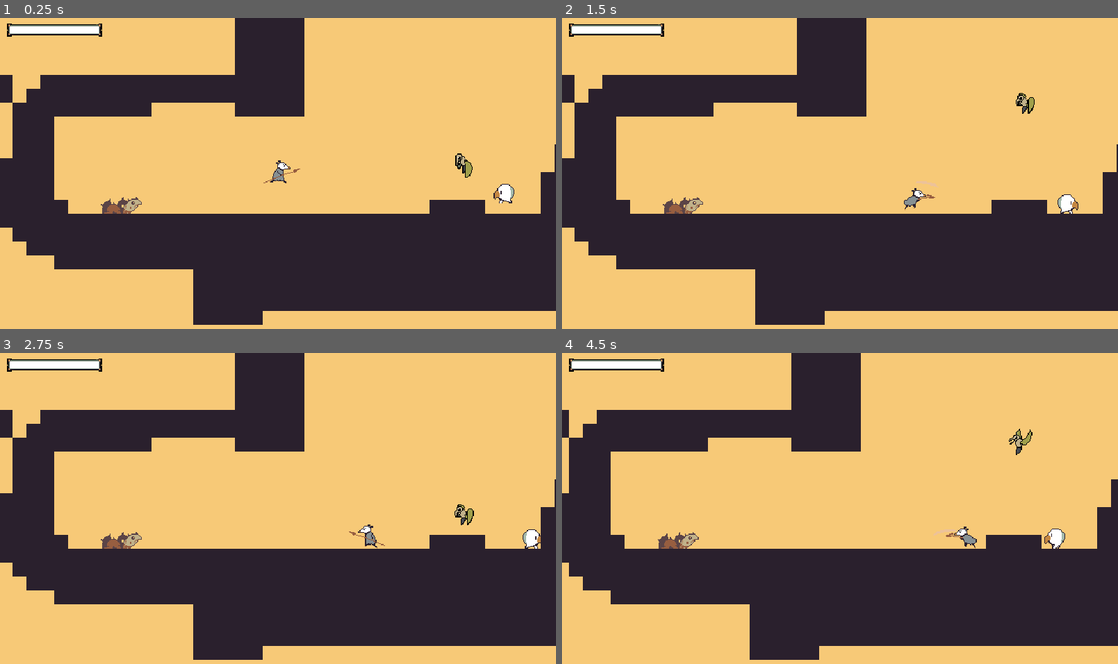
Above: before the commit, frames 1-4 (two rows, left to right).
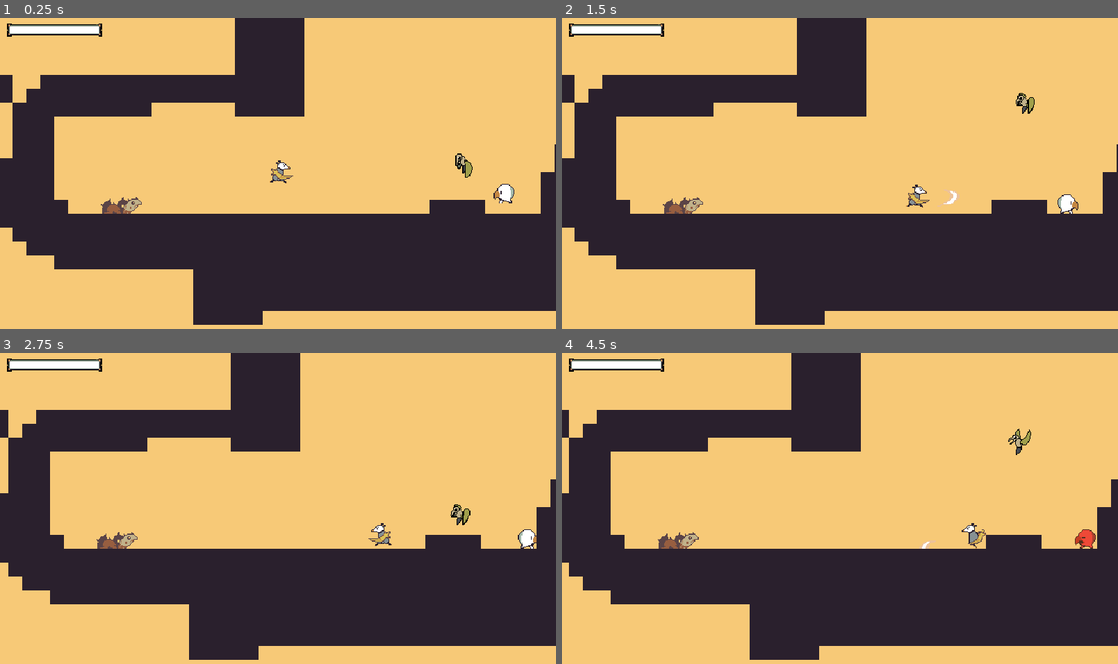
Above: after the commit, the same moments.

Repository: andhedrew/Didelphis
Game: Godot game, scene res://World.tscn
Same seed, same stepped clock (60 frames per second), same inputs: the game is played once before the commit and once after it. Sound files missing from this copy of the repository are replaced by a short silence.
Inputs:
- Up to frame 1 (0.25 s): no input
- Up to frame 2 (1.5 s): hold X (attack) 0.53-1.28 s; hold D (right) from 0.53 s (still down); tap Z (jump) at 0.77 s; tap X (attack) at 1.35 s
- Up to frame 3 (2.75 s): tap Z (jump) at 1.52 s; release D (right) at 2.03 s; hold A (left) from 2.03 s (still down); hold X (attack) from 2.03 s (still down)
- Up to frame 4 (4.5 s): release A (left) at 2.78 s; release X (attack) at 2.78 s; hold D (right) 2.78-4.28 s; tap X (attack) at 2.85, 4.35 s; tap Z (jump) at 3.02, 3.77 s; hold X (attack) 3.53-4.28 s; hold A (left) from 4.28 s (still down)

The runs differ from the first frame. In frame 1, less than 0.1% of the frame differs, in the area x 47-54%, y 48-54%; in frame 2, 0.3%; in frame 3, 2.2%, in the area x 1-100%, y 0-99%; in frame 4, 0.7%.

Commit message:
New weapon/bullet system
Done, but needing some additions: Weapon holder and weapon switching in player, change spritesheet, etc

Diff:
--- a/Actors/Enemies/SpitterPlant/SpitterPlant.gd
+++ b/Actors/Enemies/SpitterPlant/SpitterPlant.gd
@@ -42,32 +42,7 @@
 
 
 func  attack_state():
-	animation_player.play("attack")
-	if state_timer > attack_delay:
-		var bullet = bullet_scene.instance()
-		var xspeed := 0.0
-		var yspeed := 0.0
-
-		bullet.position = bullet_spawn.global_position
-		bullet.set_collision_mask(2)
-		if facing == Enums.Facing.LEFT:
-			xspeed = bullet.speed * -transform.x.x
-			bullet.rotation_degrees = 180
-		elif facing == Enums.Facing.RIGHT:
-			xspeed = bullet.speed * transform.x.x
-			bullet.rotation_degrees = 0
-		elif facing == Enums.Facing.UP:
-			yspeed = -bullet.speed
-			bullet.rotation_degrees = 270
-		elif facing == Enums.Facing.DOWN:
-			yspeed = bullet.speed
-			bullet.rotation_degrees = 90
-
-		bullet.velocity = Vector2(xspeed, yspeed)
-		get_parent().get_parent().add_child(bullet)
-
-		yield(animation_player, "animation_finished")
-		state = Enums.State.IDLE
+	pass
 
 
 func  dead_state():
--- a/Actors/Enemies/SpitterPlant/SpitterPlant.tscn
+++ b/Actors/Enemies/SpitterPlant/SpitterPlant.tscn
@@ -1,10 +1,9 @@
-[gd_scene load_steps=14 format=2]
+[gd_scene load_steps=13 format=2]
 
 [ext_resource path="res://Actors/Enemies/SpitterPlant/spitter_plant.png" type="Texture" id=1]
 [ext_resource path="res://Actors/Enemies/SpitterPlant/SpitterPlant.gd" type="Script" id=2]
 [ext_resource path="res://hitboxes/TakeDamageBox.tscn" type="PackedScene" id=3]
 [ext_resource path="res://hitboxes/hitbox.tscn" type="PackedScene" id=4]
-[ext_resource path="res://Weapons/Projectiles/Tumblethorn/tumblethorn_projectile.tscn" type="PackedScene" id=5]
 
 [sub_resource type="RectangleShape2D" id=8]
 extents = Vector2( 7.5, 9.5 )
@@ -98,7 +97,6 @@
 collision_mask = 5
 script = ExtResource( 2 )
 can_be_knocked_back = false
-bullet_scene = ExtResource( 5 )
 attack_delay = 30.0
 
 [node name="CollisionShape2D" type="CollisionShape2D" parent="."]
--- a/Actors/Player.tscn
+++ b/Actors/Player.tscn
@@ -1,10 +1,11 @@
-[gd_scene load_steps=24 format=2]
+[gd_scene load_steps=25 format=2]
 
 [ext_resource path="res://Hitboxes/TakeDamageBox.tscn" type="PackedScene" id=1]
 [ext_resource path="res://Animations/PlayerAnimationController.gd" type="Script" id=2]
 [ext_resource path="res://Actors/player.gd" type="Script" id=3]
 [ext_resource path="res://Sprites/Player.png" type="Texture" id=4]
 [ext_resource path="res://Sprites/player_weapon_claw.png" type="Texture" id=5]
+[ext_resource path="res://Actors/WeaponHolder.gd" type="Script" id=6]
 
 [sub_resource type="RectangleShape2D" id=19]
 extents = Vector2( 8, 12 )
@@ -494,4 +495,7 @@
 
 [node name="AudioStreamPlayer" type="AudioStreamPlayer" parent="."]
 
+[node name="WeaponHolder" type="Node2D" parent="."]
+script = ExtResource( 6 )
+
 [editable path="Hurtbox"]
--- /dev/null
+++ b/Actors/WeaponHolder.gd
@@ -0,0 +1,20 @@
+extends Node2D
+
+const WEAPON_SPRITESHEETS := {
+	"BoneSword": preload("res://Sprites/player_weapon_claw.png"),
+	"Spear": preload("res://Sprites/player_weapon_spear.png"),
+}
+
+var _weapon: Weapon setget set_weapon
+
+func _ready():
+	pass
+	#var weapon_spritesheet: Texture = WEAPON_SPRITESHEETS[_weapon.name]
+
+
+func set_weapon(new_weapon: Weapon) -> void:
+	if _weapon:
+		remove_child(_weapon)
+		_weapon.queue_free()
+	_weapon = new_weapon
+	add_child(_weapon)
--- a/Actors/player.gd
+++ b/Actors/player.gd
@@ -4,9 +4,11 @@
 export(int) var health = 3
 export var gravity := 3.9*55
 export var extra_gravity_on_fall := 3*55
+
 export var max_move_speed := 120
 export var acceleration := 7
 export var acceleration_in_air := 5
+
 export var jump_height := -150
 var attack_delay := 1.5
 var reloading: bool = false
@@ -27,9 +29,11 @@
 onready var coyote_timer := $CoyoteTimer
 onready var invulnerable_timer := $InvulnerableTimer
 var was_on_floor := false
+
 var in_air_timer := 0
 var player_colliding := false
 var colliding_hitbox: HitBox
+
 onready var animation_player := $Model/AnimationPlayer
 onready var hurtbox := $Hurtbox
 
@@ -250,6 +254,7 @@
 		transform.x.x = -1
 
 
+
 func _collided_with_hitbox(hitbox) -> void:
 	player_colliding = true
 	colliding_hitbox = hitbox
--- /dev/null
+++ b/Combat/Bullets/Slash/Slash.gd
@@ -0,0 +1,20 @@
+extends Bullet
+
+onready var animation_player := $AnimationPlayer as AnimationPlayer
+
+
+func _ready():
+	connect("body_entered", self, "_on_body_entered")
+	animation_player.play("spawn")
+
+
+func _on_body_entered(body: Node) -> void:
+	_destroy()
+
+
+func _destroy():
+	set_physics_process(false)
+	set_deferred("monitoring", false)
+	animation_player.play("destroy")
+	yield(animation_player, "animation_finished")
+	queue_free()
--- /dev/null
+++ b/Combat/Bullets/Slash/Slash.tscn
@@ -0,0 +1,67 @@
+[gd_scene load_steps=8 format=2]
+
+[ext_resource path="res://Combat/Bullets/Slash/Slash.gd" type="Script" id=1]
+[ext_resource path="res://Sprites/swoosh.png" type="Texture" id=2]
+[ext_resource path="res://Sprites/basic_bullet.png" type="Texture" id=3]
+[ext_resource path="res://Hitboxes/Hitbox.tscn" type="PackedScene" id=4]
+
+[sub_resource type="Animation" id=1]
+resource_name = "destroy"
+length = 0.3
+tracks/0/type = "value"
+tracks/0/path = NodePath("Effects:frame")
+tracks/0/interp = 1
+tracks/0/loop_wrap = true
+tracks/0/imported = false
+tracks/0/enabled = true
+tracks/0/keys = {
+"times": PoolRealArray( 0, 0.1, 0.2 ),
+"transitions": PoolRealArray( 1, 1, 1 ),
+"update": 1,
+"values": [ 6, 7, 8 ]
+}
+
+[sub_resource type="Animation" id=2]
+resource_name = "spawn"
+length = 0.2
+tracks/0/type = "value"
+tracks/0/path = NodePath("Sprite:frame")
+tracks/0/interp = 1
+tracks/0/loop_wrap = true
+tracks/0/imported = false
+tracks/0/enabled = true
+tracks/0/keys = {
+"times": PoolRealArray( 0, 0.1 ),
+"transitions": PoolRealArray( 1, 1 ),
+"update": 1,
+"values": [ 0, 1 ]
+}
+
+[sub_resource type="CircleShape2D" id=3]
+radius = 15.0
+
+[node name="Slash" type="Area2D"]
+script = ExtResource( 1 )
+
+[node name="Sprite" type="Sprite" parent="."]
+texture = ExtResource( 2 )
+hframes = 3
+
+[node name="AnimationPlayer" type="AnimationPlayer" parent="."]
+anims/destroy = SubResource( 1 )
+anims/spawn = SubResource( 2 )
+
+[node name="CollisionShape2D" type="CollisionShape2D" parent="."]
+
+[node name="Effects" type="Sprite" parent="."]
+texture = ExtResource( 3 )
+hframes = 9
+
+[node name="Hitbox" parent="." instance=ExtResource( 4 )]
+collision_layer = 0
+collision_mask = 4
+
+[node name="CollisionShape2D" parent="Hitbox" index="0"]
+shape = SubResource( 3 )
+
+[editable path="Hitbox"]
--- /dev/null
+++ b/Combat/Bullets/bullet.gd
@@ -0,0 +1,44 @@
+class_name Bullet
+extends Area2D
+
+export var default_speed := .2
+export var damage := 1
+
+var max_range := 1000.0
+
+var _tavelled_distance = 0.0
+
+onready var speed := default_speed
+
+func _init() -> void:
+	set_as_toplevel(true)
+
+
+func _physics_process(delta:float) -> void:
+	var distance := speed * delta
+	var motion := transform.x * speed * delta
+
+	position += motion
+
+	_tavelled_distance += distance
+	if _tavelled_distance > max_range:
+		_destroy()
+
+
+func setup(
+	new_global_transform: Transform2D,
+	new_range: float,
+	new_speed := default_speed,
+	random_rotation: float = 0.0
+) -> void:
+	transform = new_global_transform
+	max_range = new_range
+	speed = new_speed
+	randomize_rotation(random_rotation)
+
+
+func _destroy() -> void:
+	pass
+
+func randomize_rotation(max_angle: float) -> void:
+	rotation += randf() * max_angle - max_angle / 2.0
--- /dev/null
+++ b/Combat/Weapons/BoneSword/BoneSword.gd
@@ -0,0 +1,23 @@
+extends Weapon
+
+
+func _input(event: InputEvent) -> void:
+	if event.is_action_pressed("attack"):
+		shoot()
+
+	var up_down_axis := Input.get_axis("up", "down")
+
+	if up_down_axis < 0:
+		rotation_degrees = 270
+	elif up_down_axis > 0:
+		rotation_degrees = 90
+	else:
+		rotation_degrees = 0
+
+
+
+func shoot() -> void:
+	var bullet: Node = bullet_scene.instance()
+
+	add_child(bullet)
+	bullet.setup(global_transform, max_range, max_bullet_speed, _random_angle)
--- /dev/null
+++ b/Combat/Weapons/BoneSword/BoneSword.tscn
@@ -0,0 +1,6 @@
+[gd_scene load_steps=2 format=2]
+
+[ext_resource path="res://Combat/Weapons/BoneSword/BoneSword.gd" type="Script" id=1]
+
+[node name="BoneSword" type="Node2D"]
+script = ExtResource( 1 )
--- /dev/null
+++ b/Combat/Weapons/Weapon.gd
@@ -0,0 +1,21 @@
+class_name Weapon
+extends Node2D
+
+export var bullet_scene: PackedScene = preload("res://Combat/Bullets/Slash/Slash.tscn")
+export var weapon: PackedScene = preload("res://Combat/Bullets/Slash/Slash.tscn")
+
+export(float, 0.0, 160.0, 1.0) var random_angle_degrees := 10
+
+export(float, 100.0, 1000.0, 1.0) var max_range := 1000.0
+
+export(float, 100.0, 3000.0, 1.0) var max_bullet_speed := 1500.0
+
+onready var _random_angle := deg2rad(random_angle_degrees)
+
+
+func _ready():
+	assert(bullet_scene != null, 'Bullet Scene is not provided for "%s"' % [get_path()])
+
+
+func shoot() -> void:
+	pass
--- a/Weapon.gd
+++ /dev/null
@@ -1,100 +0,0 @@
-extends Node2D
-class_name Weapon
-
-export(PackedScene) var bullet_scene
-export(Texture) var weapon_spritesheet
-export(float) var attack_delay_in_seconds = 50.0
-export(bool) var pass_through_environment := false
-export(bool) var tracking_ammo
-export(int) var max_ammo
-var ammo_amount : int = max_ammo
-export(float) var reload_time = 1.5
-var reload_timer: float = reload_time
-onready var bullet_spawn := $BulletSpawn
-
-
-var facing = Enums.Facing.RIGHT
-var state = Enums.State.IDLE
-
-var set_up := false
-
-func _ready():
-	GameEvents.connect("player_attacked", self, "fire_weapon")
-	GameEvents.connect("player_changed_facing_direction", self, "_change_facing_direction")
-	get_parent().attack_delay = attack_delay_in_seconds
-
-
-
-func _physics_process(delta):
-	if !set_up:
-		var weapon_model = get_node("../Model/WeaponModel")
-		if weapon_model != null:
-			weapon_model.texture = weapon_spritesheet
-		if tracking_ammo:
-			ammo_amount = max_ammo
-			GameEvents.emit_signal("weapon_reloading", ammo_amount, max_ammo)
-			get_parent().reloading = false
-		set_up = true
-
-	if ammo_amount == 0 and tracking_ammo:
-		state = Enums.State.RELOADING
-
-	match state:
-		Enums.State.IDLE: idle_state()
-		Enums.State.RELOADING: reload_state()
-
-
-
-func fire_weapon():
-	if state != Enums.State.RELOADING:
-		if tracking_ammo: ammo_amount -= 1
-
-		var bullet = bullet_scene.instance()
-		var xspeed := 0.0
-		var yspeed := 0.0
-
-		bullet.position = bullet_spawn.global_position
-		bullet.set_collision_mask_bit(2, true)
-		bullet.set_collision_mask_bit(0, true)
-
-		if facing == Enums.Facing.LEFT:
-			xspeed = bullet.speed * -transform.x.x
-			bullet.rotation_degrees = 180
-			bullet.scale.y = -1
-		elif facing == Enums.Facing.RIGHT:
-			xspeed = bullet.speed * transform.x.x
-			bullet.rotation_degrees = 0
-		elif facing == Enums.Facing.UP:
-			yspeed = -bullet.speed
-			bullet.rotation_degrees = 270
-		elif facing == Enums.Facing.DOWN:
-			yspeed = bullet.speed
-			bullet.rotation_degrees = 90
-
-		bullet.velocity = Vector2(xspeed, yspeed)
-		bullet.pass_through_environment = pass_through_environment
-		get_parent().get_parent().add_child(bullet)
-
-
-
-func reload_state():
-	reload_timer -= 0.1
-	if reload_timer <= 0:
-		ammo_amount += 1
-		reload_timer = reload_time
-
-	GameEvents.emit_signal("weapon_reloading", ammo_amount, max_ammo)
-
-	if ammo_amount >= max_ammo:
-		ammo_amount = max_ammo
-		get_parent().reloading = false
-		state = Enums.State.IDLE
-
-
-
-
-func idle_state():
-	pass
-
-func _change_facing_direction(player_facing):
-	facing = player_facing
--- a/Weapons/BaseWeapon.tscn
+++ /dev/null
@@ -1,17 +0,0 @@
-[gd_scene load_steps=5 format=2]
-
-[ext_resource path="res://Weapons/Projectiles/projectile.tscn" type="PackedScene" id=1]
-[ext_resource path="res://Weapon.gd" type="Script" id=2]
-[ext_resource path="res://Weapons/BulletSpawn.gd" type="Script" id=4]
-[ext_resource path="res://Sprites/player_weapon_claw.png" type="Texture" id=5]
-
-[node name="BaseWeapon" type="Node2D"]
-position = Vector2( -2, -14 )
-script = ExtResource( 2 )
-bullet_scene = ExtResource( 1 )
-weapon_spritesheet = ExtResource( 5 )
-pass_through_environment = true
-
-[node name="BulletSpawn" type="Position2D" parent="."]
-position = Vector2( 16, 0 )
-script = ExtResource( 4 )
--- a/Weapons/BulletSpawn.gd
+++ /dev/null
@@ -1,13 +0,0 @@
-extends Position2D
-
-enum {RIGHT, DOWN, LEFT, UP}
-var starting_position = position
-func _ready():
-	GameEvents.connect("player_changed_facing_direction", self, "_change_facing_direction")
-
-
-func _change_facing_direction(player_facing):
-	if player_facing == RIGHT: position = starting_position
-	elif player_facing == LEFT:position = Vector2(starting_position.x, 0)
-	elif player_facing == UP: position = Vector2(0, -starting_position.x)
-	elif player_facing == DOWN:position = Vector2(0, starting_position.x)
--- a/Weapons/Projectiles/Tumblethorn/tumblethorn_projectile.gd
+++ /dev/null
@@ -1,18 +0,0 @@
-extends "res://Weapons/Projectiles/projectile.gd"
-
-
-func _ready():
-	pass
-
-
-func _physics_process(delta):
-	velocity.x = speed
-#	if is_on_floor():
-#		velocity.y = -30
-
-	apply_gravity(delta)
-
-
-func apply_gravity(delta):
-	var gravity = 3.9*55
-	velocity.y += gravity*delta
--- a/Weapons/Projectiles/Tumblethorn/tumblethorn_projectile.tscn
+++ /dev/null
@@ -1,60 +0,0 @@
-[gd_scene load_steps=7 format=2]
-
-[ext_resource path="res://Hitboxes/Hitbox.tscn" type="PackedScene" id=1]
-[ext_resource path="res://Weapons/Projectiles/Tumblethorn/tumblethorn_projectile.gd" type="Script" id=2]
-[ext_resource path="res://Weapons/Projectiles/Tumblethorn/tumbletorn.png" type="Texture" id=3]
-
-[sub_resource type="CircleShape2D" id=4]
-radius = 15.0
-
-[sub_resource type="Animation" id=8]
-resource_name = "bullet"
-loop = true
-tracks/0/type = "value"
-tracks/0/path = NodePath("Model/BulletSprite:frame")
-tracks/0/interp = 1
-tracks/0/loop_wrap = true
-tracks/0/imported = false
-tracks/0/enabled = true
-tracks/0/keys = {
-"times": PoolRealArray( 0, 0.1 ),
-"transitions": PoolRealArray( 1, 1 ),
-"update": 1,
-"values": [ 0, 1 ]
-}
-
-[sub_resource type="CircleShape2D" id=9]
-radius = 13.0
-
-[node name="Projectile" type="KinematicBody2D"]
-collision_layer = 4
-collision_mask = 3
-script = ExtResource( 2 )
-bullet_sprite = ExtResource( 3 )
-
-[node name="Hitbox" parent="." instance=ExtResource( 1 )]
-position = Vector2( 0, -17 )
-collision_layer = 0
-collision_mask = 0
-
-[node name="CollisionShape2D" parent="Hitbox" index="0"]
-shape = SubResource( 4 )
-
-[node name="Model" type="Node2D" parent="."]
-position = Vector2( 0, -17 )
-
-[node name="BulletSprite" type="Sprite" parent="Model"]
-texture = ExtResource( 3 )
-hframes = 2
-
-[node name="AnimationPlayer" type="AnimationPlayer" parent="Model"]
-root_node = NodePath("../..")
-anims/bullet = SubResource( 8 )
-
-[node name="CollisionShape2D" type="CollisionShape2D" parent="."]
-position = Vector2( 0, -17 )
-shape = SubResource( 9 )
-
-[connection signal="body_entered" from="Hitbox" to="." method="_on_Hitbox_body_entered"]
-
-[editable path="Hitbox"]
--- a/Weapons/Projectiles/projectile.gd
+++ /dev/null
@@ -1,49 +0,0 @@
-extends KinematicBody2D
-
-export(Texture) var bullet_sprite
-
-export(int) var damage
-export(float) var speed
-export(bool) var track_lifespan
-export(float) var lifespan
-export(float) var knockback_force
-onready var hitbox := get_node("Hitbox")
-onready var sprite_node := $Model/BulletSprite
-
-var velocity := Vector2.ZERO
-var lifespan_tracker := 0.0
-var set_up_hitbox_and_animation := false
-onready var animation_player := $Model/AnimationPlayer
-var pass_through_environment: bool = true
-
-func _ready():
-	lifespan_tracker = lifespan * 60
-	sprite_node.texture = bullet_sprite
-	sprite_node.hframes = bullet_sprite.get_width()/32
-
-
-
-func _physics_process(delta):
-	move_and_collide(velocity)
-	if not set_up_hitbox_and_animation:
-		animation_player.play("bullet")
-		hitbox.set_collision_layer(get_collision_layer())
-		hitbox.set_collision_mask(get_collision_mask())
-		hitbox.damage = damage
-		hitbox.knockback_force = knockback_force
-		set_up_hitbox_and_animation = true
-
-
-	if track_lifespan:
-		lifespan_tracker -= 1
-		if lifespan_tracker < 0:
-			_queue_free()
-
-
-func _queue_free():
-	queue_free()
-
-
-func _on_Hitbox_body_entered(body):
-	if not pass_through_environment:
-		_queue_free()
--- a/Weapons/Projectiles/projectile.tscn
+++ /dev/null
@@ -1,67 +0,0 @@
-[gd_scene load_steps=6 format=2]
-
-[ext_resource path="res://Sprites/swoosh.png" type="Texture" id=1]
-[ext_resource path="res://Weapons/Projectiles/projectile.gd" type="Script" id=2]
-[ext_resource path="res://Hitboxes/Hitbox.tscn" type="PackedScene" id=3]
-
-[sub_resource type="CircleShape2D" id=4]
-
-[sub_resource type="Animation" id=8]
-resource_name = "bullet"
-tracks/0/type = "value"
-tracks/0/path = NodePath("Model/BulletSprite:frame")
-tracks/0/interp = 1
-tracks/0/loop_wrap = true
-tracks/0/imported = false
-tracks/0/enabled = true
-tracks/0/keys = {
-"times": PoolRealArray( 0, 0.1, 0.2 ),
-"transitions": PoolRealArray( 1, 1, 1 ),
-"update": 1,
-"values": [ 0, 1, 2 ]
-}
-tracks/1/type = "method"
-tracks/1/path = NodePath(".")
-tracks/1/interp = 1
-tracks/1/loop_wrap = true
-tracks/1/imported = false
-tracks/1/enabled = true
-tracks/1/keys = {
-"times": PoolRealArray( 0.3 ),
-"transitions": PoolRealArray( 1 ),
-"values": [ {
-"args": [  ],
-"method": "_queue_free"
-} ]
-}
-
-[node name="Projectile" type="KinematicBody2D"]
-collision_layer = 0
-collision_mask = 0
-script = ExtResource( 2 )
-bullet_sprite = ExtResource( 1 )
-damage = 1
-speed = 4.0
-lifespan = 2.0
-
-[node name="Hitbox" parent="." instance=ExtResource( 3 )]
-collision_layer = 0
-collision_mask = 0
-
-[node name="CollisionShape2D" parent="Hitbox" index="0"]
-shape = SubResource( 4 )
-
-[node name="Model" type="Node2D" parent="."]
-
-[node name="BulletSprite" type="Sprite" parent="Model"]
-texture = ExtResource( 1 )
-hframes = 3
-frame = 2
-
-[node name="AnimationPlayer" type="AnimationPlayer" parent="Model"]
-root_node = NodePath("../..")
-anims/bullet = SubResource( 8 )
-
-[connection signal="body_entered" from="Hitbox" to="." method="_on_Hitbox_body_entered"]
-
-[editable path="Hitbox"]
--- a/Weapons/Spear/Spear.gd
+++ /dev/null
@@ -1,5 +0,0 @@
-extends Weapon
-
-
-func _ready():
-	pass
--- a/Weapons/Spear/Spear.tscn
+++ /dev/null
@@ -1,17 +0,0 @@
-[gd_scene load_steps=5 format=2]
-
-[ext_resource path="res://Weapons/Spear/Spear.gd" type="Script" id=1]
-[ext_resource path="res://Weapons/Spear/spear_projectile.tscn" type="PackedScene" id=2]
-[ext_resource path="res://Sprites/player_weapon_spear.png" type="Texture" id=3]
-[ext_resource path="res://Weapons/BulletSpawn.gd" type="Script" id=4]
-
-[node name="SpearWeapon" type="Node2D"]
-position = Vector2( -2, -14 )
-script = ExtResource( 1 )
-bullet_scene = ExtResource( 2 )
-weapon_spritesheet = ExtResource( 3 )
-max_ammo = 1
-
-[node name="BulletSpawn" type="Position2D" parent="."]
-position = Vector2( 16, 0 )
-script = ExtResource( 4 )
--- a/Weapons/Spear/spear_projectile.tscn
+++ /dev/null
@@ -1,70 +0,0 @@
-[gd_scene load_steps=7 format=2]
-
-[ext_resource path="res://Sprites/swoosh.png" type="Texture" id=1]
-[ext_resource path="res://Weapons/Projectiles/projectile.gd" type="Script" id=2]
-[ext_resource path="res://Hitboxes/Hitbox.tscn" type="PackedScene" id=3]
-[ext_resource path="res://Sprites/spear_bullet.png" type="Texture" id=4]
-
-[sub_resource type="CircleShape2D" id=4]
-
-[sub_resource type="Animation" id=8]
-resource_name = "bullet"
-tracks/0/type = "value"
-tracks/0/path = NodePath("Model/BulletSprite:frame")
-tracks/0/interp = 1
-tracks/0/loop_wrap = true
-tracks/0/imported = false
-tracks/0/enabled = true
-tracks/0/keys = {
-"times": PoolRealArray( 0, 0.1, 0.2 ),
-"transitions": PoolRealArray( 1, 1, 1 ),
-"update": 1,
-"values": [ 0, 1, 2 ]
-}
-tracks/1/type = "method"
-tracks/1/path = NodePath(".")
-tracks/1/interp = 1
-tracks/1/loop_wrap = true
-tracks/1/imported = false
-tracks/1/enabled = true
-tracks/1/keys = {
-"times": PoolRealArray( 0.3 ),
-"transitions": PoolRealArray( 1 ),
-"values": [ {
-"args": [  ],
-"method": "_queue_free"
-} ]
-}
-
-[node name="Projectile" type="KinematicBody2D"]
-collision_layer = 0
-collision_mask = 0
-script = ExtResource( 2 )
-bullet_sprite = ExtResource( 4 )
-damage = 1
-speed = 5.0
-track_lifespan = true
-lifespan = 2.0
-knockback_force = 100.0
-
-[node name="Hitbox" parent="." instance=ExtResource( 3 )]
-collision_layer = 0
-collision_mask = 0
-
-[node name="CollisionShape2D" parent="Hitbox" index="0"]
-shape = SubResource( 4 )
-
-[node name="Model" type="Node2D" parent="."]
-
-[node name="BulletSprite" type="Sprite" parent="Model"]
-texture = ExtResource( 1 )
-hframes = 3
-frame = 2
-
-[node name="AnimationPlayer" type="AnimationPlayer" parent="Model"]
-root_node = NodePath("../..")
-anims/bullet = SubResource( 8 )
-
-[connection signal="body_entered" from="Hitbox" to="." method="_on_Hitbox_body_entered"]
-
-[editable path="Hitbox"]
--- a/World.tscn
+++ b/World.tscn
@@ -1,11 +1,10 @@
-[gd_scene load_steps=64 format=2]
+[gd_scene load_steps=63 format=2]
 
 [ext_resource path="res://Actors/Player.tscn" type="PackedScene" id=1]
-[ext_resource path="res://Weapons/BaseWeapon.tscn" type="PackedScene" id=2]
+[ext_resource path="res://Combat/Weapons/BoneSword/BoneSword.tscn" type="PackedScene" id=2]
 [ext_resource path="res://Sprites/Tilesets/grass_tileset.png" type="Texture" id=3]
 [ext_resource path="res://World.gd" type="Script" id=4]
 [ext_resource path="res://Actors/Enemies/DandiRaven/DandiRaven.tscn" type="PackedScene" id=5]
-[ext_resource path="res://Sprites/player_weapon_spear.png" type="Texture" id=6]
 [ext_resource path="res://Actors/Enemies/Paroot/Paroot.tscn" type="PackedScene" id=7]
 [ext_resource path="res://UI/thistledown-theme.tres" type="Theme" id=8]
 [ext_resource path="res://HealthBar.gd" type="Script" id=9]
@@ -603,10 +602,9 @@
 [node name="Player" parent="." instance=ExtResource( 1 )]
 position = Vector2( 98, -109 )
 
-[node name="BaseWeapon" parent="Player" instance=ExtResource( 2 )]
-weapon_spritesheet = ExtResource( 6 )
-attack_delay_in_seconds = 5.0
-reload_time = 0.5
+[node name="BoneSword" parent="Player" instance=ExtResource( 2 )]
+max_range = 100.0
+max_bullet_speed = 400.0
 
 [node name="ForegroundTileMap" type="TileMap" parent="."]
 tile_set = SubResource( 3 )
--- a/project.godot
+++ b/project.godot
@@ -20,6 +20,11 @@
 "path": "res://Actors/Enemies/BaseEnemy.gd"
 }, {
 "base": "Area2D",
+"class": "Bullet",
+"language": "GDScript",
+"path": "res://Combat/Bullets/bullet.gd"
+}, {
+"base": "Area2D",
 "class": "HitBox",
 "language": "GDScript",
 "path": "res://Hitboxes/Hitbox.gd"
@@ -37,11 +42,12 @@
 "base": "Node2D",
 "class": "Weapon",
 "language": "GDScript",
-"path": "res://Weapon.gd"
+"path": "res://Combat/Weapons/Weapon.gd"
 } ]
 _global_script_class_icons={
 "Actor": "",
 "BaseEnemy": "",
+"Bullet": "",
 "HitBox": "",
 "HurtBox": "",
 "Player": "",
Renamed: Weapons/Projectiles/Tumblethorn/tumbletorn.png -> Combat/Bullets/Tumblethorn/tumbletorn.png
Not shown, changed: Combat/Bullets/Tumblethorn/tumbletorn.png.import
Binary file changed: Sprites/basic_bullet.png
